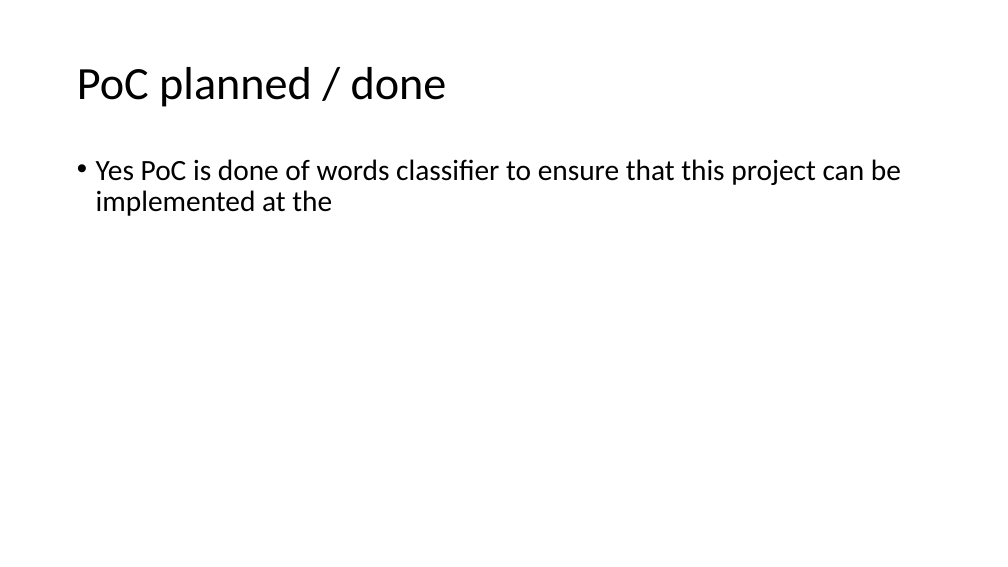
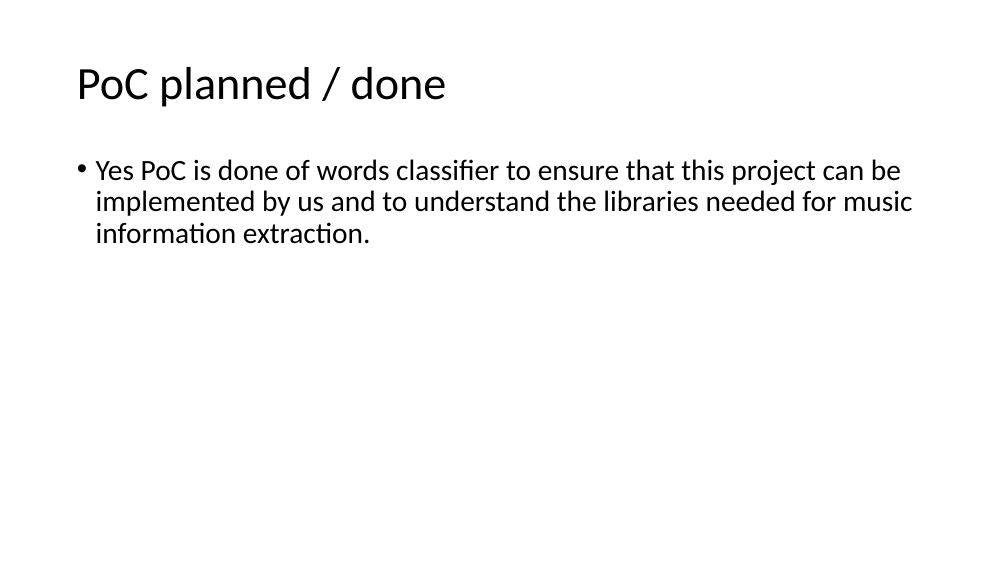
Before and after one commit to alvynabranches/trimester4, a slide deck: slide 8 of 3_Mini_Project/MiniProject_Synopsis.pptx. Drawn at 1008x567 pixels with LibreOffice and Linux fonts; fonts in the diff are those of the drawing. Boxes give left, top, right and bottom in pixels: in the first picture for what was removed or moved away, otherwise in the second. Text is boxed around its words. In the diff, an @@ line names an element or a change of style, - is before the commit and + after.

```diff
--- a/3_Mini_Project/MiniProject_Synopsis.pptx
+++ b/3_Mini_Project/MiniProject_Synopsis.pptx
@@ text at [96, 159, 912, 244]: text changed @@
-• Yes PoC is done of words classifier to ensure that this project can be implemented at the
+• Yes PoC is done of words classifier to ensure that this project can be implemented by us and to understand the libraries needed for music information extraction.
```
Also in this commit, not shown: 7 other slides changed, 6 other files.
